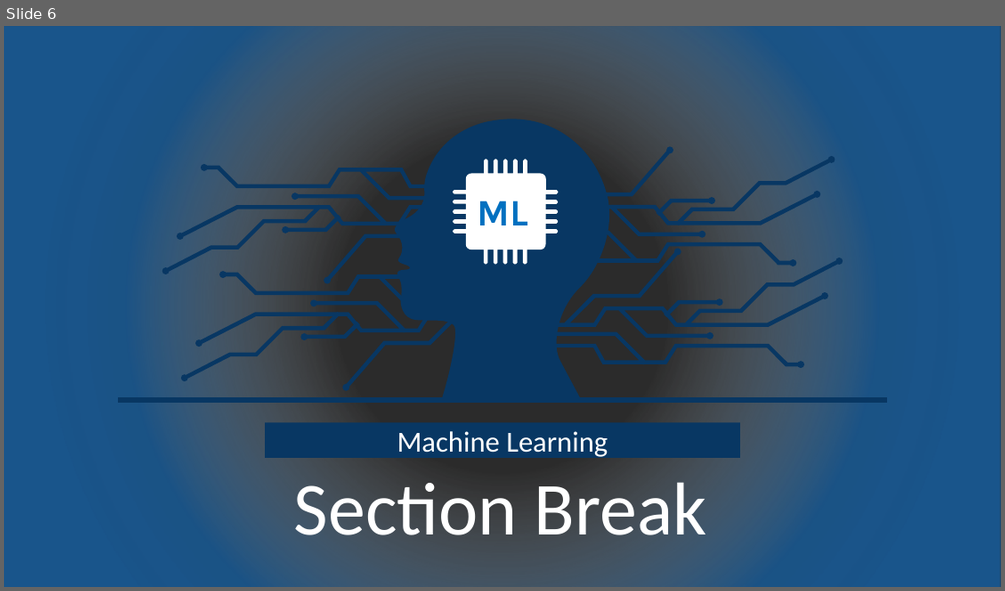
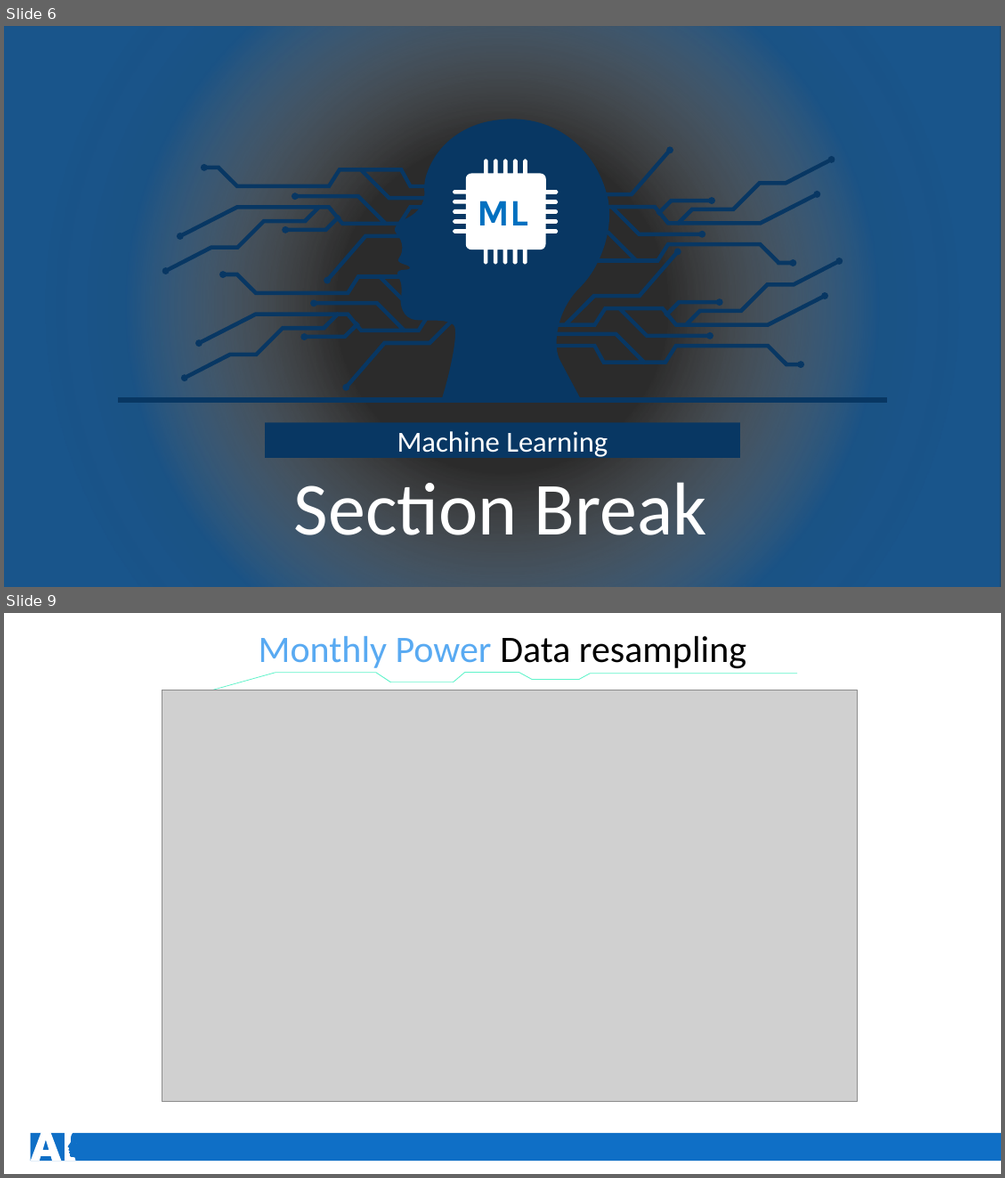
Before and after one commit to rakiiibul/House-hold-electrice-power-consumptiuon_LSTM, a slide deck: MachineLearing.pptx. Shown one above the other, each under a label of ours: slide 6 before the commit, slides 6 and 9 after it; the slides between them are not shown. The pictures are 1005x591 and 1005x1178 pixels, drawn with LibreOffice and Linux fonts; fonts in the diff are those of the drawing; grey boxes stand for pictures; background and template pictures are left out; a plain dark background stands for a picture behind light text. Boxes give left, top, right and bottom in pixels: in the first picture for what was removed or moved away, otherwise in the second. Text is boxed around its words. In the diff, an @@ line names an element or a change of style, - is before the commit and + after.

```diff
--- a/MachineLearing.pptx
+++ b/MachineLearing.pptx
@@ slide 9 added at [4, 613, 1001, 1174], background #FFFFFF @@
@@ text added at [259, 636, 746, 669], 36 pt, text #000000 @@
+Monthly Power Data resampling
@@ picture added at [162, 690, 858, 1102] @@
@@ freeform shape added at [212, 672, 798, 690], fill #5FF3CA @@
@@ rectangle added at [30, 1133, 1001, 1160], fill #0F6FC6 @@
@@ freeform shape added at [30, 1132, 77, 1160], fill #FFFFFF @@
```
Also in this commit, not shown: 8 slides changed, 6 other slides added, 6 slides removed.
